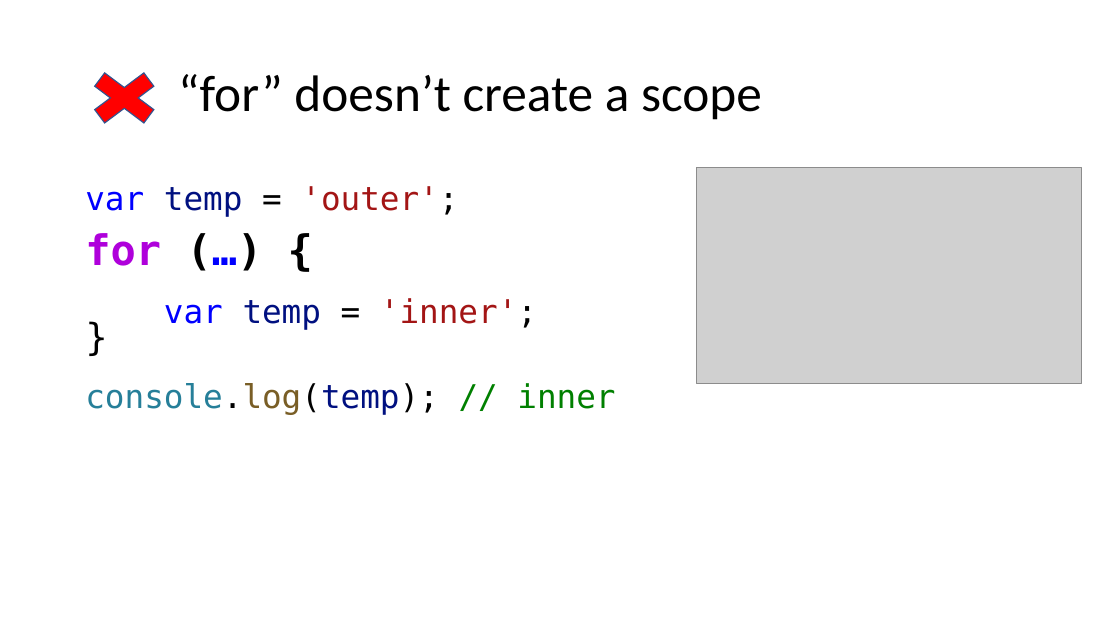
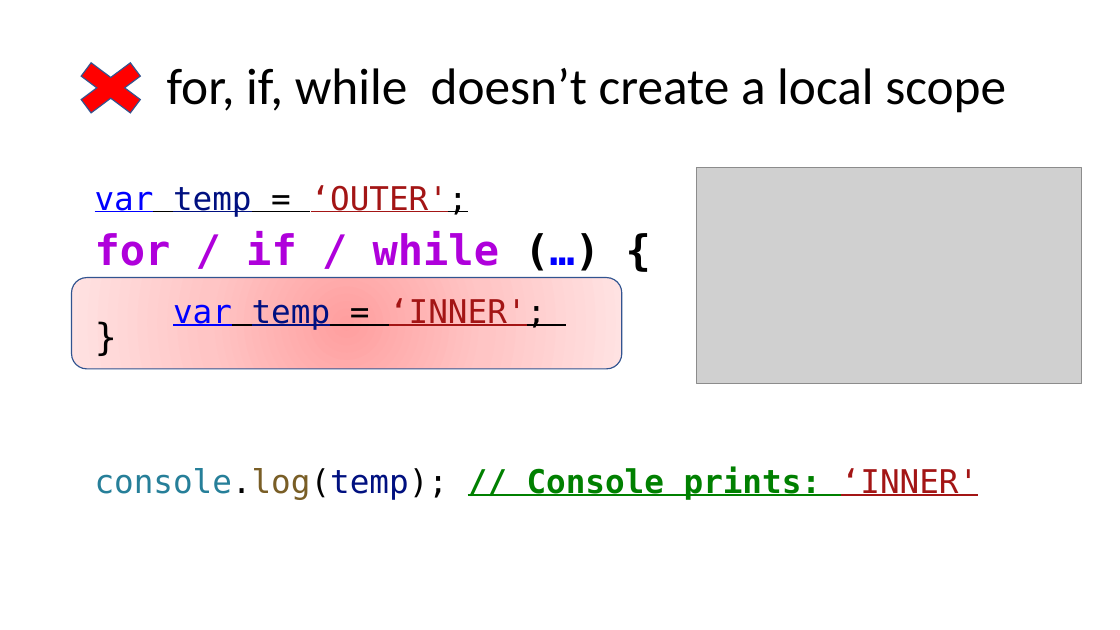
Before and after one commit to dankrz/JsTraining, a slide deck: slide 7 of JsTraining-presentation/JS Training.pptx (slide 6 before the commit). Drawn at 1120x630 pixels with LibreOffice and Linux fonts; fonts in the diff are those of the drawing; grey boxes stand for pictures. Boxes give left, top, right and bottom in pixels: in the first picture for what was removed or moved away, otherwise in the second. Text is boxed around its words. In the diff, an @@ line names an element or a change of style, - is before the commit and + after.

```diff
--- a/JsTraining-presentation/JS Training.pptx
+++ b/JsTraining-presentation/JS Training.pptx
@@ cross: place and size @@
-cross at <box>77,62,172,133</box>
+cross at <box>64,52,159,123</box>
@@ title at <box>167,68,1006,113</box>: text changed @@
-“for” doesn’t create a scope
+for, if, while doesn’t create a local scope
@@ text "var temp = ‘OUTER';": place and size @@
-text "var temp = ‘OUTER';" at <box>85,186,615,415</box>
+text "var temp = ‘OUTER';" at <box>95,185,978,500</box>
@@ text at <box>95,185,546,330</box>: text changed @@
-var temp = 'outer';
-for (…) {
-var temp = 'inner';
+var temp = ‘OUTER';
+for / if / while (…) {
+var temp = ‘INNER';
@@ rounded rectangle added at <box>71,277,622,369</box>, fill gradient #FFA0A0 to #FFC5C5 to #FFE3E3, outline #325491 1 pt @@
@@ text at <box>95,466,978,500</box>: text changed; text colour #267F99 to #008000 @@
-console.log(temp); // inner
+console.log(temp); // Console prints: ‘INNER'
```
Also in this commit, not shown: 6 other slides changed, 4 slides added, 2 slides removed, 6 other files.
